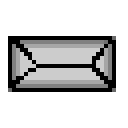
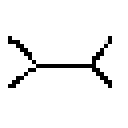
Before/after of a 128×128 layered artwork. What changed in the layer stack:
hid "Layer 3" over left=12, top=40, right=112, bottom=88
